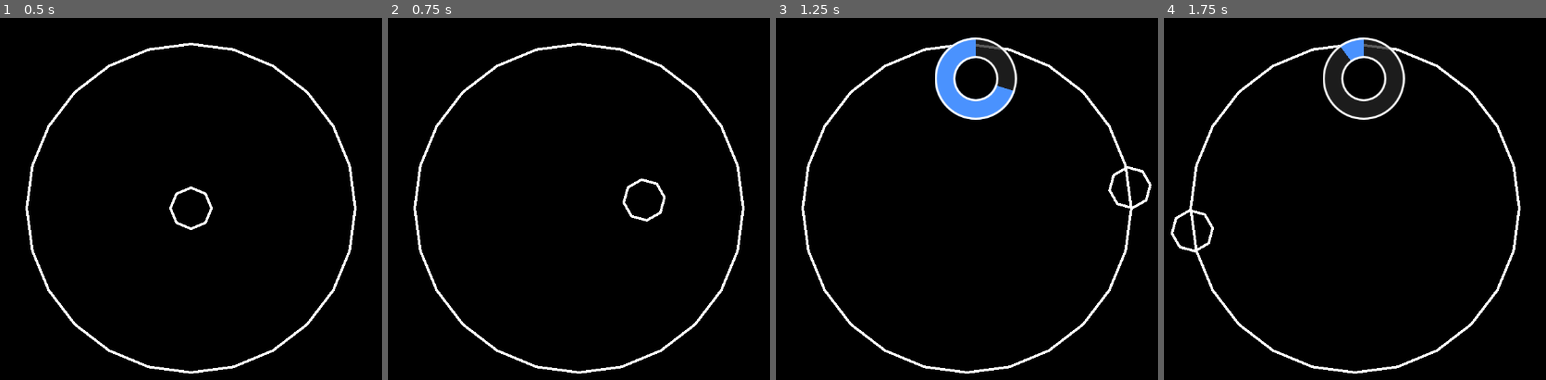
Above: before the commit, frames 1-4 (left to right).
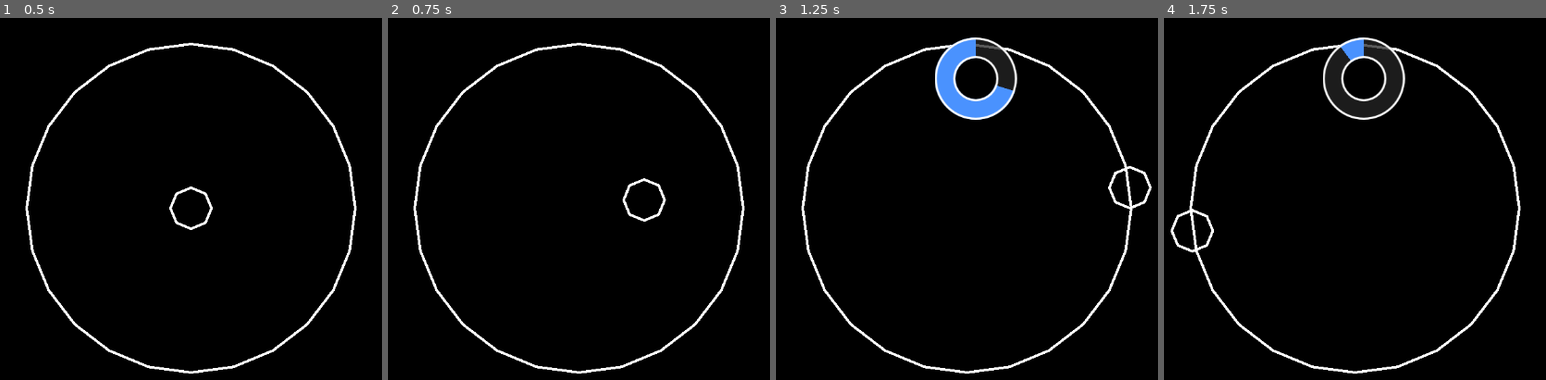
Above: after the commit, the same moments.

Repository: jokw1228/Slay_The_Circle
Game: Godot game, scene res://scenes/rooms/RoomTest.tscn
Same seed, same stepped clock (60 frames per second), same inputs: the game is played once before the commit and once after it.
Inputs (mouse positions are in pixels of both pictures, inside the frame that each line leads up to):
- Up to frame 1 (0.5 s): no input
- Up to frame 2 (0.75 s): tap Enter at 0.5 s; move the mouse to (743, 188) at 0.52 s; click (743, 188) at 0.67 s
- Up to frame 3 (1.25 s): no input
- Up to frame 4 (1.75 s): move the mouse to (1206, 227) at 1.27 s; click (1206, 227) at 1.42 s

Frame 1 is identical in both runs. In frame 2, 0.2% of the frame differs, in the area x 61-73%, y 44-57%; in frame 3, 0.2%; in frame 4, 0.2%.

Commit message:
플레이어 이동 선입력 매커니즘 수정

Diff:
--- a/scenes/player/Player.gd
+++ b/scenes/player/Player.gd
@@ -2,30 +2,30 @@
 
 @export var PlayerRayCast2D: RayCast2D
 
-signal slay
+signal change_click_queue_to_movement_queue(click_position)
 
-var moving_queue: Array
+var click_queue: Array
+var movement_queue: Array
 var is_moving = false
 
 func _draw():
 	draw_arc(position, 32, 0, 2 * PI, 9, Color.WHITE, 4.0, false)
 
 func _physics_process(_delta):
-	_moving_queue_proccessing()
+	_movement_queue_proccessing()
 	move_and_slide()
 
 func _input(event):
 	if event is InputEventMouseButton and event.button_index == MOUSE_BUTTON_LEFT and event.pressed:
-		look_at(get_global_mouse_position())
-		slay.emit()
+		click_queue.push_back(get_global_mouse_position())
 
 func _on_player_ray_cast_2d_move_player(position_to_go):
-	moving_queue.push_back(position_to_go)
+	movement_queue.push_back(position_to_go)
 
-func _moving_queue_proccessing():
-	if is_moving == false && not moving_queue.is_empty():
+func _movement_queue_proccessing():
+	if is_moving == false && not movement_queue.is_empty():
 		is_moving = true
-		var position_to_go = moving_queue.pop_front()
+		var position_to_go = movement_queue.pop_front()
 
 		var speed: float = 2048
 		velocity = (position_to_go - position).normalized() * speed
@@ -37,3 +37,5 @@
 		position = position_to_go
 
 		is_moving = false
+	if is_moving == false && not click_queue.is_empty():
+		change_click_queue_to_movement_queue.emit(click_queue.pop_front())
--- a/scenes/player/Player.tscn
+++ b/scenes/player/Player.tscn
@@ -19,5 +19,5 @@
 collision_mask = 32768
 script = ExtResource("2_wxquw")
 
-[connection signal="slay" from="." to="PlayerRayCast2D" method="_on_player_slay"]
+[connection signal="change_click_queue_to_movement_queue" from="." to="PlayerRayCast2D" method="_on_player_change_click_queue_to_movement_queue"]
 [connection signal="move_player" from="PlayerRayCast2D" to="." method="_on_player_ray_cast_2d_move_player"]
--- a/scenes/player/PlayerRayCast2D.gd
+++ b/scenes/player/PlayerRayCast2D.gd
@@ -6,13 +6,15 @@
 
 var on_slaying: bool = false
 
-func _on_player_slay():
-	if on_slaying == false:
-		on_slaying = true
-
 func _physics_process(_delta):
 	if on_slaying:
 		on_slaying = false
 
 		var position_to_go = get_collision_point().normalized() * 256
 		move_player.emit(position_to_go)
+
+
+func _on_player_change_click_queue_to_movement_queue(click_position):
+	if on_slaying == false:
+		on_slaying = true
+		look_at(click_position)
